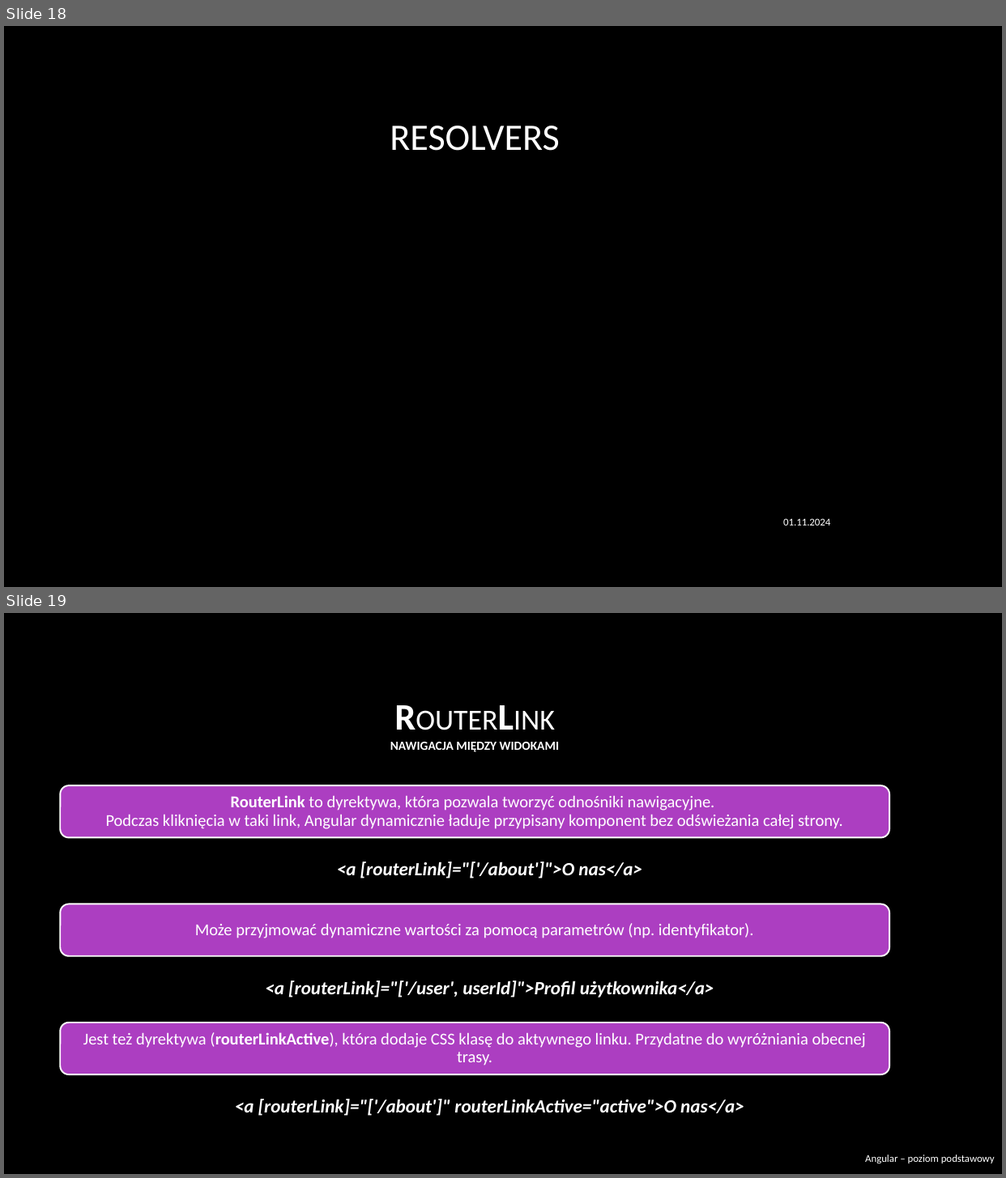
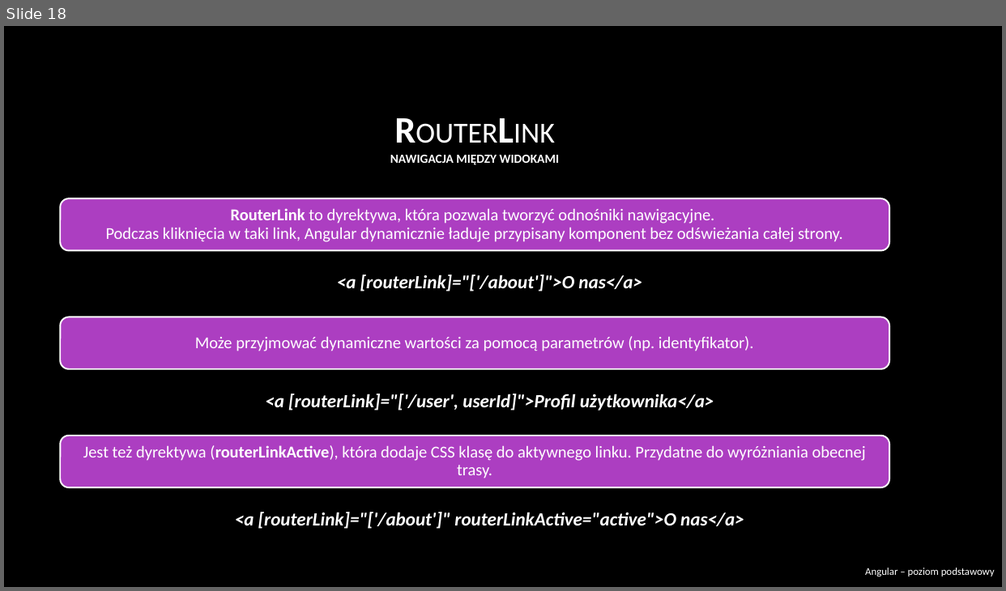
Before and after one commit to RafalSzczuka/angular-course-pfr, a slide deck: prezentacja/prezentacja/Angular beginner.pptx. Shown one above the other, each under a label of ours: slides 18 and 19 before the commit, slide 18 after it. The pictures are 1006x1178 and 1006x591 pixels, drawn with LibreOffice and Linux fonts; fonts in the diff are those of the drawing; background and template pictures are left out. Boxes give left, top, right and bottom in pixels: in the first picture for what was removed or moved away, otherwise in the second. Text is boxed around its words. In the diff, an @@ line names an element or a change of style, - is before the commit and + after.

```diff
--- a/prezentacja/prezentacja/Angular beginner.pptx
+++ b/prezentacja/prezentacja/Angular beginner.pptx
@@ slide 18 removed at <box>4,26,1002,587</box>, background picture (left out) @@
@@ title removed at <box>390,126,559,151</box> @@
-RESOLVERS
@@ text removed at <box>783,518,830,526</box> @@
-01.11.2024
@@ what was slide 19 is now slide 18 @@
```
Also in this commit, not shown: 17 slides changed, 2 slides added, 2 other slides removed, 2 other files.
